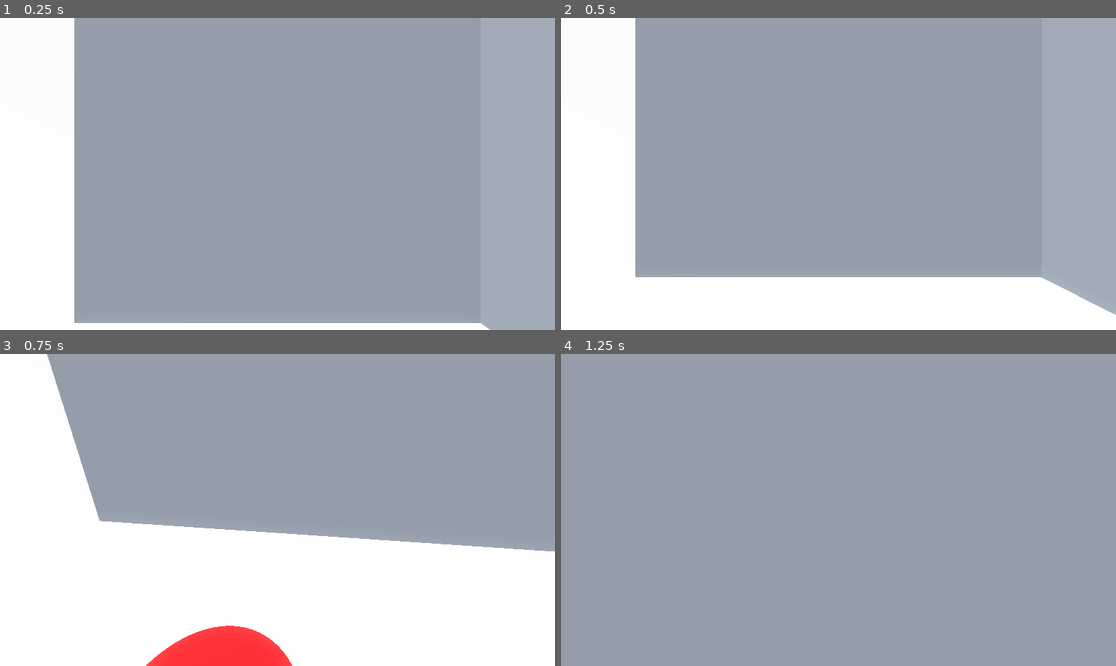
Above: before the commit, frames 1-4 (two rows, left to right).
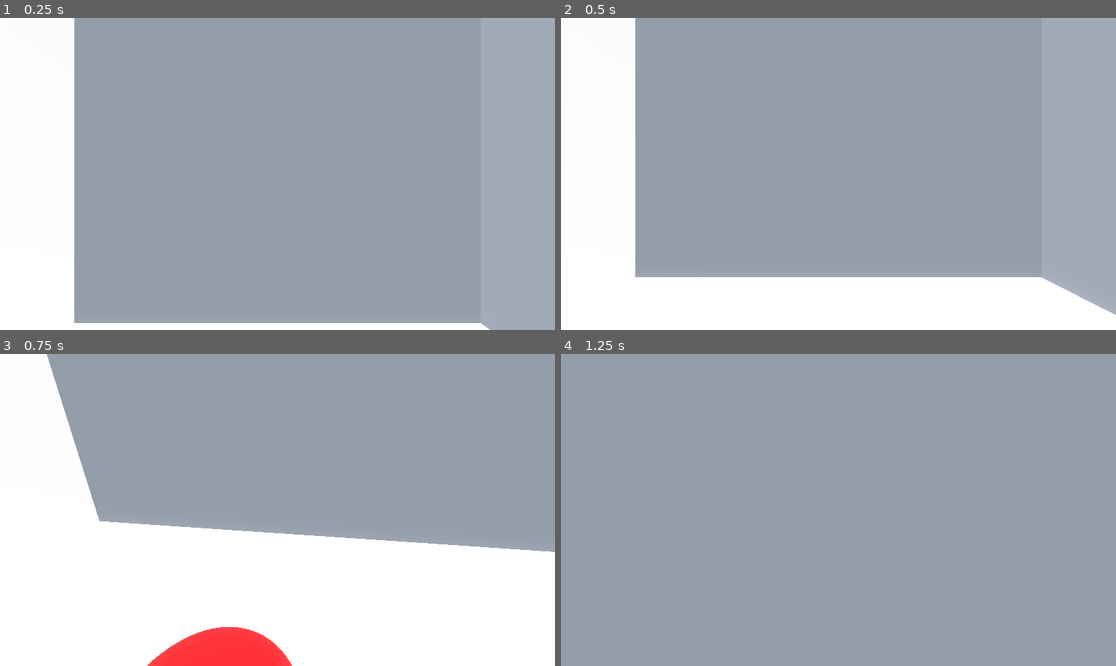
Above: after the commit, the same moments.

Repository: luiigi2000/campfireflagship-6
Game: Godot game, scene res://Scenes/main.tscn
The game is run twice, just before and just after one commit, with the same random seed, the same clock (stepped at 60 frames per second) and the same inputs.
Inputs (mouse positions are in pixels of both pictures, inside the frame that each line leads up to):
- Up to frame 1 (0.25 s): no input
- Up to frame 2 (0.5 s): no input
- Up to frame 3 (0.75 s): tap Enter (ui_accept) at 0.5 s; move the mouse to (249, 572) at 0.52 s; hold W (forward) from 0.53 s (still down); hold F from 0.53 s (still down); click (249, 572) at 0.67 s
- Up to frame 4 (1.25 s): keep holding W (forward); keep holding F; tap Enter (ui_accept) at 0.77 s

Frames 1-2 are identical in both runs. In frame 3, 0.2% of the frame differs, in the area x 8-100%, y 0-100%; in frame 4, nothing differs.

Commit message:
Completed level3
I completed level3.

Diff:
--- /dev/null
+++ b/Scenes/Levels/level_3.tscn
@@ -0,0 +1,31 @@
+[gd_scene format=3 uid="uid://m7uehtmsrg1m"]
+
+[ext_resource type="PackedScene" uid="uid://55utxful2nig" path="res://Scenes/cube_map.tscn" id="1_ayd5w"]
+[ext_resource type="PackedScene" uid="uid://c20cv33e3k838" path="res://Scenes/object.tscn" id="2_6tcp3"]
+[ext_resource type="PackedScene" uid="uid://jtfmsx51tkvh" path="res://Scenes/door.tscn" id="3_nfly3"]
+[ext_resource type="PackedScene" uid="uid://cngss6tgiyywp" path="res://Scenes/WinConditionButton.tscn" id="4_t8c31"]
+
+[node name="level3" type="Node3D" unique_id=565284283]
+
+[node name="CubeMap" parent="." unique_id=1238338204 instance=ExtResource("1_ayd5w")]
+
+[node name="Object2" parent="." unique_id=1245178906 instance=ExtResource("2_6tcp3")]
+transform = Transform3D(1, 0, 0, 0, 1, 0, 0, 0, 1, -3.5, 0.5, -3.5)
+constant_force = Vector3(0, 0, -1)
+
+[node name="Object3" parent="." unique_id=1558132844 instance=ExtResource("2_6tcp3")]
+transform = Transform3D(1, 0, 0, 0, 1, 0, 0, 0, 1, -3.5, 4.5, -3.5)
+constant_force = Vector3(0, -1, 0)
+
+[node name="Object5" parent="." unique_id=1208937417 instance=ExtResource("2_6tcp3")]
+transform = Transform3D(1, 0, 0, 0, 1, 0, 0, 0, 1, 0, 7.5, 3.5)
+constant_force = Vector3(0, 0, -1)
+
+[node name="Door" parent="." unique_id=760546688 instance=ExtResource("3_nfly3")]
+transform = Transform3D(1, 0, 0, 0, -4.371139e-08, -1, 0, 1, -4.371139e-08, 3.5, 8, 3)
+
+[node name="Button" parent="." unique_id=630836109 instance=ExtResource("4_t8c31")]
+transform = Transform3D(1, 0, 0, 0, 0.1, 0, 0, 0, 1, -3.5, 8, -3.5)
+
+[node name="Button2" parent="." unique_id=728258938 instance=ExtResource("4_t8c31")]
+transform = Transform3D(1, 0, 0, 0, -4.371139e-09, -1, 0, 0.1, -4.371139e-08, 3.5, 7.5, -4)
--- a/Scenes/WinConditionButton.tscn
+++ b/Scenes/WinConditionButton.tscn
@@ -9,6 +9,7 @@
 material = SubResource("StandardMaterial3D_0vvm8")
 
 [sub_resource type="CylinderShape3D" id="CylinderShape3D_n4tde"]
+radius = 0.49169922
 
 [node name="Button" type="MeshInstance3D" unique_id=630836109 groups=["WinConditionButtons"]]
 transform = Transform3D(1, 0, 0, 0, 0.1, 0, 0, 0, 1, 0, 0, 0)
--- a/Scenes/player.tscn
+++ b/Scenes/player.tscn
@@ -18,4 +18,4 @@
 transform = Transform3D(1, 0, 0, 0, 1, 0, 0, 0, 1, 0, 0.52196383, 0)
 
 [node name="RayCast3D" type="RayCast3D" parent="H_Joint/V_Joint/Camera3D" unique_id=581249932]
-transform = Transform3D(2, 0, 0, 0, -8.742278e-08, -2, 0, 2, -8.742278e-08, 0, 0, 0)
+transform = Transform3D(4, 0, 0, 0, -1.7484555e-07, -4, 0, 4, -1.7484555e-07, 0, 0, 0)
--- a/Scripts/Global.gd
+++ b/Scripts/Global.gd
@@ -1,6 +1,6 @@
 extends Node
 
-enum levels {LEVEL1, LEVEL2}
+enum levels {LEVEL1, LEVEL2, LEVEL3}
 var state = levels.LEVEL1
 var level_selected
 
@@ -15,6 +15,8 @@
 		level_selected = preload("res://Scenes/Levels/level_1.tscn").instantiate()
 	elif state == levels.LEVEL2:
 		level_selected = preload("res://Scenes/Levels/level_2.tscn").instantiate()
+	elif state == levels.LEVEL3:
+		level_selected = preload("res://Scenes/Levels/level_3.tscn").instantiate()
 	add_child(level_selected)
 	state+=1
 
--- a/Scripts/player.gd
+++ b/Scripts/player.gd
@@ -50,7 +50,7 @@
 	if is_instance_valid(object_being_carried):
 		object_being_carried.constant_force = object_carried_original_force
 		object_being_carried = null
-	elif ray_cast.is_colliding() and ray_cast.get_collider().get_meta("Type") == "Object" and ray_cast.get_collider().has_meta("Type"):
+	elif ray_cast.is_colliding() and ray_cast.get_collider().is_in_group("Objects"):
 		object_being_carried = ray_cast.get_collider()
 		object_carried_original_force = object_being_carried.constant_force
 		object_being_carried.constant_force = Vector3(0,0,0)
--- a/level_3.tscn
+++ /dev/null
@@ -1,3 +0,0 @@
-[gd_scene format=3 uid="uid://m7uehtmsrg1m"]
-
-[node name="level3" type="Node3D" unique_id=565284283]
Not shown, added: export_presets.cfg
